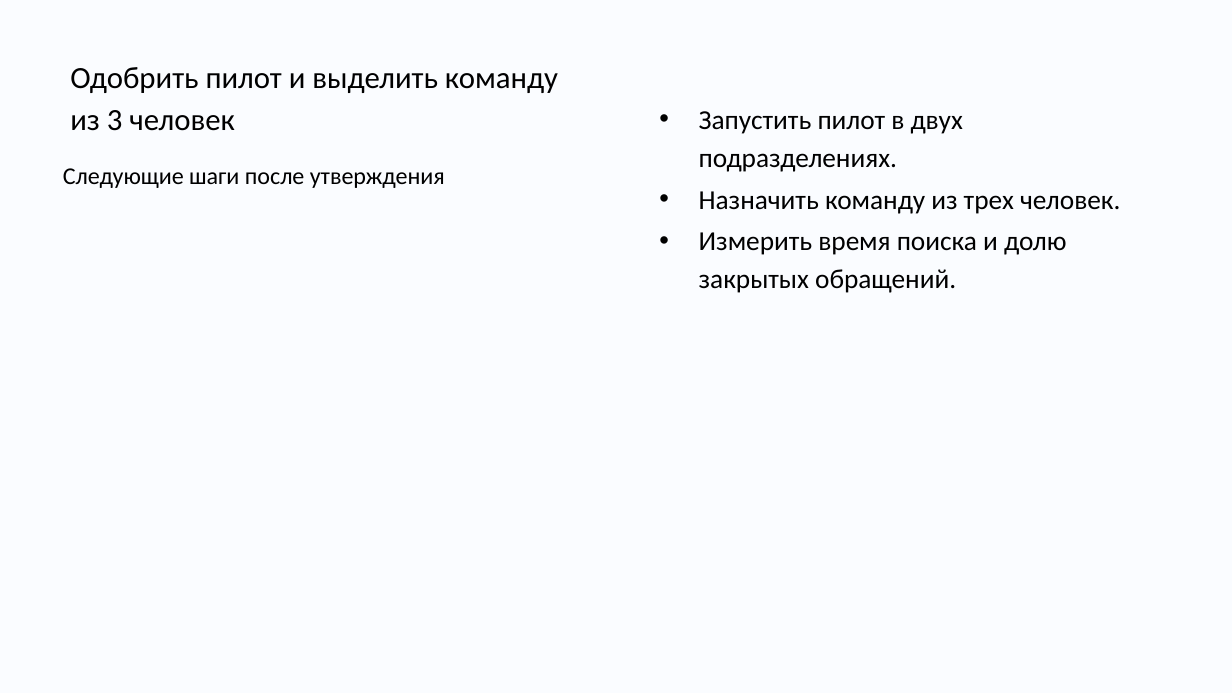
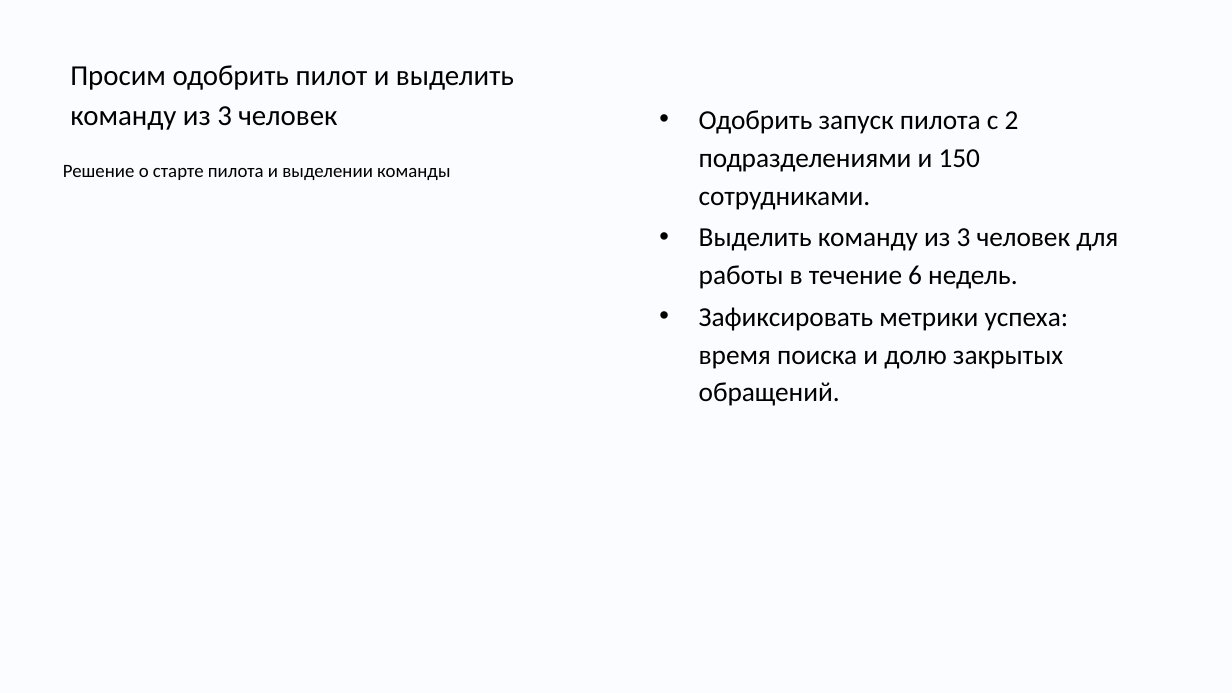
Before and after one commit to temurysega/lct_vk, a slide deck: slide 10 of deliverables/vk-tech-focus.pptx (slide 12 before the commit). Drawn at 1232x693 pixels with LibreOffice and Linux fonts; fonts in the diff are those of the drawing; background and template pictures are left out. Boxes give left, top, right and bottom in pixels: in the first picture for what was removed or moved away, otherwise in the second. Text is boxed around its words. In the diff, an @@ line names an element or a change of style, - is before the commit and + after.

```diff
--- a/deliverables/vk-tech-focus.pptx
+++ b/deliverables/vk-tech-focus.pptx
@@ title at (70,65,514,130): text changed; size 18 to 16.9 pt @@
-Одобрить пилот и выделить команду из 3 человек
+Просим одобрить пилот и выделить команду из 3 человек
@@ text at (699,110,1118,406): text changed @@
-• Запустить пилот в двух подразделениях.
-• Назначить команду из трех человек.
-• Измерить время поиска и долю закрытых обращений.
+• Одобрить запуск пилота с 2 подразделениями и 150 сотрудниками.
+• Выделить команду из 3 человек для работы в течение 6 недель.
+• Зафиксировать метрики успеха: время поиска и долю закрытых обращений.
@@ text at (63,165,450,180): text changed; size 14.1 to 11 pt @@
-Следующие шаги после утверждения
+Решение о старте пилота и выделении команды
```
Also in this commit, not shown: 5 other slides changed, 4 slides added, 6 slides removed, 30 other files.
